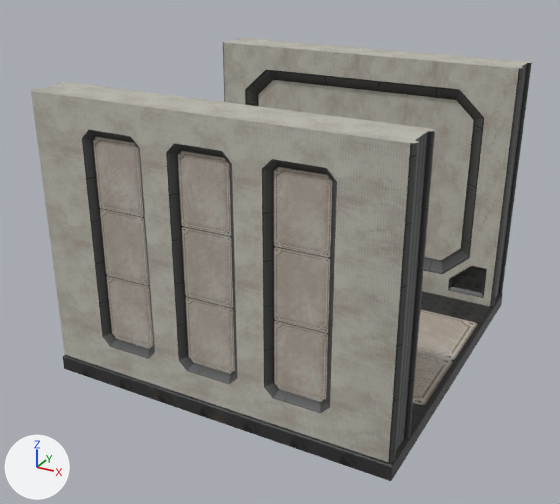
What one commit did to the FBX model MazeVR-Server/Assets/Models/Corridor_Corridor_Rework.fbx.
Rendered twice from a 50 mm lens placed at (3.86, -7.5, 4.61), pointed at (-0.1, -0.3, 1.01). The axes (+X, +Y, +Z) are drawn at lower left. The lights are the same throughout. Where no turn or scale is listed for an object, it has been applied to the vertices.

In view in the first picture: 'Corridor_Corridor'.
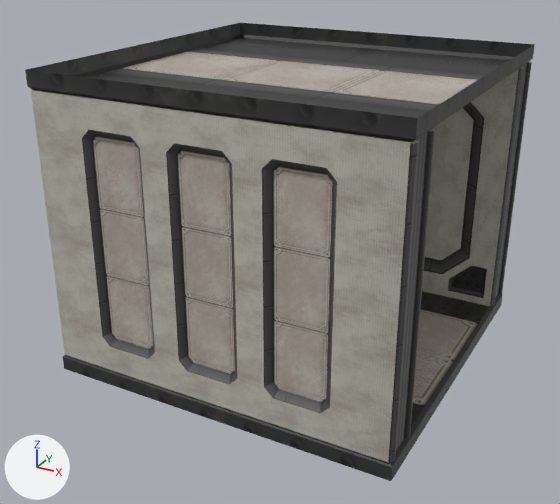
Patch to the scene script:
```diff
--- a/MazeVR-Server/Assets/Models/Corridor_Corridor_Rework.fbx.py
+++ b/MazeVR-Server/Assets/Models/Corridor_Corridor_Rework.fbx.py
@@ me_plane_005 @@
 # used by ob_corridor_corridor; location = (0.0, 0.0, 0.0)
-me_plane_005.from_pydata(...)  # 333 vertices, 262 faces; spans x -2.0..2.0, y -2.0..2.0, z -0.2..3.0
+me_plane_005.from_pydata(...)  # 373 vertices, 295 faces; spans x -2.0..2.0, y -2.0..2.0, z -0.2..3.2
+# me_plane_005 part 1: a new loose piece of 40 vertices spanning x -2.0..2.0, y -2.0..2.0, z 3.0..3.2, in mat_texture_set_a (picture img_texture_set_a_jpg)
 me_plane_005.materials.append(mat_tileable_a)
```

What differs and where, as boxes [x1, y1, x2, y2] in the pictures (560 x 504 px):
'Corridor_Corridor', reshaped
    before: [31, 38, 532, 481]
    after: [25, 23, 535, 481]
part 1 of me_plane_005, added
    after: [25, 23, 535, 142]
